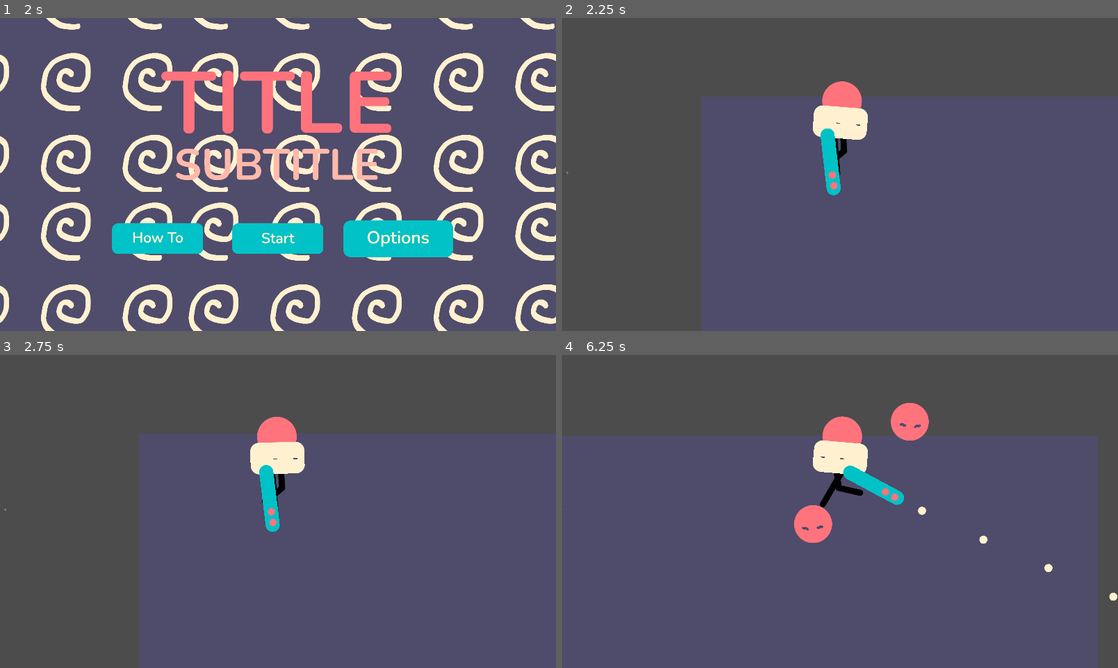
Above: before the commit, frames 1-4 (two rows, left to right).
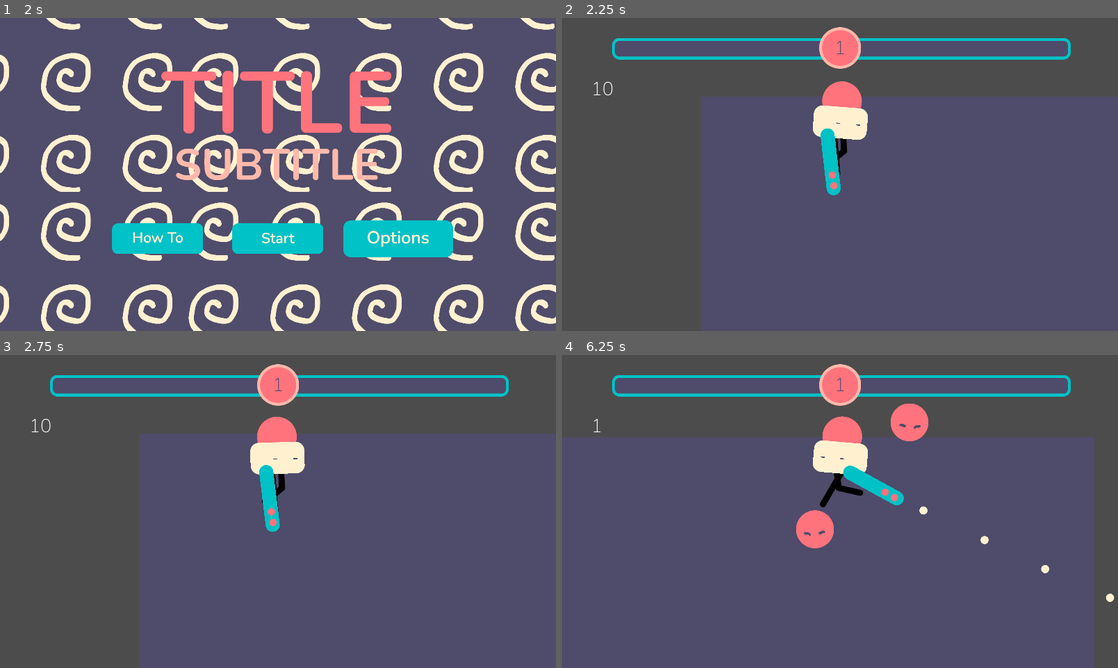
Above: after the commit, the same moments.

Repository: joscco/Dicity
Game: Godot game, scene res://StartScene/StartScene.tscn
Two runs of this game, one before a commit and one after it. Both use one fixed random seed, a clock stepped at 60 frames per second and the inputs below. Sound files missing from this copy of the repository are replaced by a short silence.
Inputs (mouse positions are in pixels of both pictures, inside the frame that each line leads up to):
- Up to frame 1 (2 s): click (155, 240) at 0.5 s; click (400, 240) at 1.25 s
- Up to frame 2 (2.25 s): click (840, 240) at 2 s
- Up to frame 3 (2.75 s): no input
- Up to frame 4 (6.25 s): move the mouse to (962, 495) at 2.77 s; press the mouse at (962, 495) at 2.78 s; hold Right (right) 2.78-3.53 s; move the mouse to (728, 527) at 3.52 s; release the mouse at (728, 527) at 3.53 s; hold Down (down) 3.53-4.28 s; click (728, 527) at 3.6 s; move the mouse to (895, 442) at 4.27 s; press the mouse at (895, 442) at 4.28 s; hold Right (right) 4.28-5.03 s; move the mouse to (812, 574) at 5.02 s; release the mouse at (812, 574) at 5.03 s; hold Up (up) 5.03-5.78 s; click (812, 574) at 5.1 s; move the mouse to (1006, 558) at 5.77 s; press the mouse at (1006, 558) at 5.78 s; hold Left (left) from 5.78 s (still down)

Frame 1 is identical in both runs. In frame 2, 6.0% of the frame differs, in the area x 0-92%, y 2-50%; in frame 3, 6.0%; in frame 4, 7.3%, in the area x 0-100%, y 2-100%.

Commit message:
T2: Add more global game Stats and GUI

Diff:
--- /dev/null
+++ b/Assets/Themes/DefaultTheme.tres
@@ -0,0 +1,10 @@
+[gd_resource type="Theme" load_steps=3 format=2]
+
+[ext_resource path="res://Assets/Fonts/Nunito-VariableFont_wght.ttf" type="DynamicFontData" id=1]
+
+[sub_resource type="DynamicFont" id=1]
+size = 65
+font_data = ExtResource( 1 )
+
+[resource]
+default_font = SubResource( 1 )
--- a/GameScene/Characters/Enemy.gd
+++ b/GameScene/Characters/Enemy.gd
@@ -92,7 +92,6 @@
 					if collision.collider.is_in_group("player"):
 						position-=  30*position.direction_to(collision.collider.position)
 						if is_in_group("mobs") && canHit:
-							print("dmgplayer")
 							canHit = false
 							hitTimer.start()
 							player.hp -= dmg
--- a/GameScene/Characters/RenderComponents/PlayerRenderer.gd
+++ b/GameScene/Characters/RenderComponents/PlayerRenderer.gd
@@ -3,7 +3,7 @@
 onready var bodySprite: Sprite = $Body
 onready var eyesSprite: Sprite = $Body/Eyes
 onready var gunSprite: Sprite = $Body/Gun
-onready var mullet: Node2D = $Body/Gun/Muzzle
+onready var muzzle: Node2D = $Body/Gun/Muzzle
 onready var legs: Sprite = $Legs
 onready var animationPlayer: AnimationPlayer = $AnimationPlayer
 
@@ -16,8 +16,7 @@
 var wiggleTime = 0
 
 func getMuzzle():
-	print(mullet.position)
-	return mullet
+	return muzzle
 
 func adaptToVelocity(velocity: Vector2):
 	if running and velocity.length() < 0.1:
--- /dev/null
+++ b/GameScene/GUI/GameSceneGUI.tscn
@@ -0,0 +1,49 @@
+[gd_scene load_steps=7 format=2]
+
+[ext_resource path="res://GameScene/GUI/UIController.gd" type="Script" id=1]
+[ext_resource path="res://Assets/Themes/DefaultTheme.tres" type="Theme" id=2]
+[ext_resource path="res://Assets/Graphics/PNGs/GameScene/levelBarInner.png" type="Texture" id=3]
+[ext_resource path="res://Assets/Graphics/PNGs/GameScene/levelBarOuter.png" type="Texture" id=4]
+[ext_resource path="res://Assets/Graphics/PNGs/GameScene/levelBarBack.png" type="Texture" id=5]
+[ext_resource path="res://Assets/Graphics/PNGs/GameScene/levelNumberBack.png" type="Texture" id=6]
+
+[node name="GameSceneGUI" type="CanvasLayer"]
+script = ExtResource( 1 )
+
+[node name="AmmoCount" type="Label" parent="."]
+margin_left = 100.0
+margin_top = 200.0
+margin_right = 500.0
+margin_bottom = 250.0
+theme = ExtResource( 2 )
+text = "10
+"
+
+[node name="LevelBar" type="TextureProgress" parent="."]
+anchor_left = 0.5
+anchor_right = 0.5
+margin_left = -787.0
+margin_top = 69.0
+margin_right = 787.0
+margin_bottom = 133.0
+texture_under = ExtResource( 5 )
+texture_over = ExtResource( 4 )
+texture_progress = ExtResource( 3 )
+
+[node name="LevelCountBack" type="TextureRect" parent="."]
+anchor_left = 0.5
+anchor_right = 0.5
+margin_left = -72.5
+margin_top = 32.0
+margin_right = 72.5
+margin_bottom = 175.0
+texture = ExtResource( 6 )
+
+[node name="LevelCount" type="Label" parent="LevelCountBack"]
+anchor_right = 1.0
+anchor_bottom = 1.0
+theme = ExtResource( 2 )
+custom_colors/font_color = Color( 0.309804, 0.294118, 0.415686, 1 )
+text = "42"
+align = 1
+valign = 1
--- a/GameScene/GUI/UIController.gd
+++ b/GameScene/GUI/UIController.gd
@@ -1,7 +1,10 @@
 extends CanvasLayer
 
-onready var player = get_node("../Characters/Player")
-onready var ammoCount = $MarginContainer/AmmoCount
+onready var ammoCount = $AmmoCount
+onready var levelBar: TextureProgress = $LevelBar
+onready var levelCount = $LevelCountBack/LevelCount
 
 func _process(delta):
 	ammoCount.text = str(GameManager.ammo)
+	levelBar.value = 100 * (float(GameManager.xp) / float(GameManager.get_required_xp()))
+	levelCount.text = str(GameManager.level)
--- a/GameScene/GameScene.tscn
+++ b/GameScene/GameScene.tscn
@@ -1,10 +1,10 @@
 [gd_scene load_steps=6 format=2]
 
-[ext_resource path="res://GameScene/Objects/LevelUpScreen.tscn" type="PackedScene" id=1]
+[ext_resource path="res://GameScene/GUI/GameSceneGUI.tscn" type="PackedScene" id=1]
 [ext_resource path="res://GameScene/GameScene.gd" type="Script" id=2]
+[ext_resource path="res://GameScene/Objects/LevelUpScreen.tscn" type="PackedScene" id=3]
 [ext_resource path="res://GameScene/Characters/Player.tscn" type="PackedScene" id=4]
 [ext_resource path="res://GameScene/GUI/CameraController.gd" type="Script" id=7]
-[ext_resource path="res://GameScene/GUI/UIController.gd" type="Script" id=8]
 
 [node name="MainGameScene" type="Node"]
 script = ExtResource( 2 )
@@ -22,25 +22,9 @@
 current = true
 script = ExtResource( 7 )
 
-[node name="GUI" type="CanvasLayer" parent="."]
-script = ExtResource( 8 )
+[node name="GUI" parent="." instance=ExtResource( 1 )]
 
-[node name="LevelUpScreen" parent="GUI" instance=ExtResource( 1 )]
-pause_mode = 2
-position = Vector2( 552, 271 )
-
-[node name="MarginContainer" type="MarginContainer" parent="GUI"]
-anchor_right = 1.0
-anchor_bottom = 1.0
-margin_left = 8.0
-margin_top = 15.0
-margin_right = -32.0
-margin_bottom = -25.0
-
-[node name="AmmoCount" type="Label" parent="GUI/MarginContainer"]
-margin_top = 513.0
-margin_right = 1880.0
-margin_bottom = 527.0
+[node name="LevelUpScreen" parent="GUI" instance=ExtResource( 3 )]
 
 [node name="Characters" type="YSort" parent="."]
 
--- a/GameScene/Objects/LevelUpScreen.gd
+++ b/GameScene/Objects/LevelUpScreen.gd
@@ -1,4 +1,4 @@
-extends Node2D
+extends Control
 
 func _ready():
 	hide()
--- a/GameScene/Objects/LevelUpScreen.tscn
+++ b/GameScene/Objects/LevelUpScreen.tscn
@@ -3,8 +3,9 @@
 [ext_resource path="res://GameScene/Objects/LevelUpScreen.gd" type="Script" id=1]
 [ext_resource path="res://Assets/Graphics/LevelUp.svg" type="Texture" id=2]
 
-[node name="LevelUpScreen" type="Node2D"]
+[node name="LevelUpScreen" type="Control"]
+pause_mode = 2
 script = ExtResource( 1 )
 
-[node name="Sprite" type="Sprite" parent="."]
+[node name="Texture" type="TextureRect" parent="."]
 texture = ExtResource( 2 )
--- a/Singletons/GameManager.gd
+++ b/Singletons/GameManager.gd
@@ -15,19 +15,19 @@
 var maxHp
 var maxAmmo = 10
 var ammo = maxAmmo
+var level = 1
 var xp = 0
 
 func spawn():
 	timer.set_wait_time(timer.wait_time*delayDecay)
 	timer.start()
 	var enemy = EnemyClass.instance()
-	var offset = Vector2(rand_range(50, 200), rand_range(50, 200))
+	var offset = Vector2(rand_range(100, 200), rand_range(100, 200))
 	if randf() > 0.5:
 		offset.x = -offset.x
 	if randf() > 0.5:
 		offset.y = -offset.y
 	enemy.transform.origin = player.position + offset
-
 	get_tree().current_scene.find_node("Characters").add_child(enemy)
 
 
@@ -41,11 +41,23 @@
 	add_child(timer)
 	timer.start()
 
+func addAmmo(amount: int) :
+	ammo += amount
+
 func addXP(amount: int):
 	xp += amount
-	if xp % 2 == 0:
+	if xp > get_required_xp():
 		levelUp()
 
+func get_required_xp() -> int:
+	return level * 2
+
 func levelUp():
+	level += 1
+	yield(get_tree(), "idle_frame")
+	showLevelUp()
+
+func showLevelUp():
+	xp = 0
 	levelUpScreen.show()
 	get_tree().paused = true
Binary file added: Assets/Fonts/Nunito-VariableFont_wght.ttf
Binary file changed: Assets/Graphics/PNGs/GameScene/levelNumberBack.png
Not shown, changed: Assets/Graphics/Godot.psd
